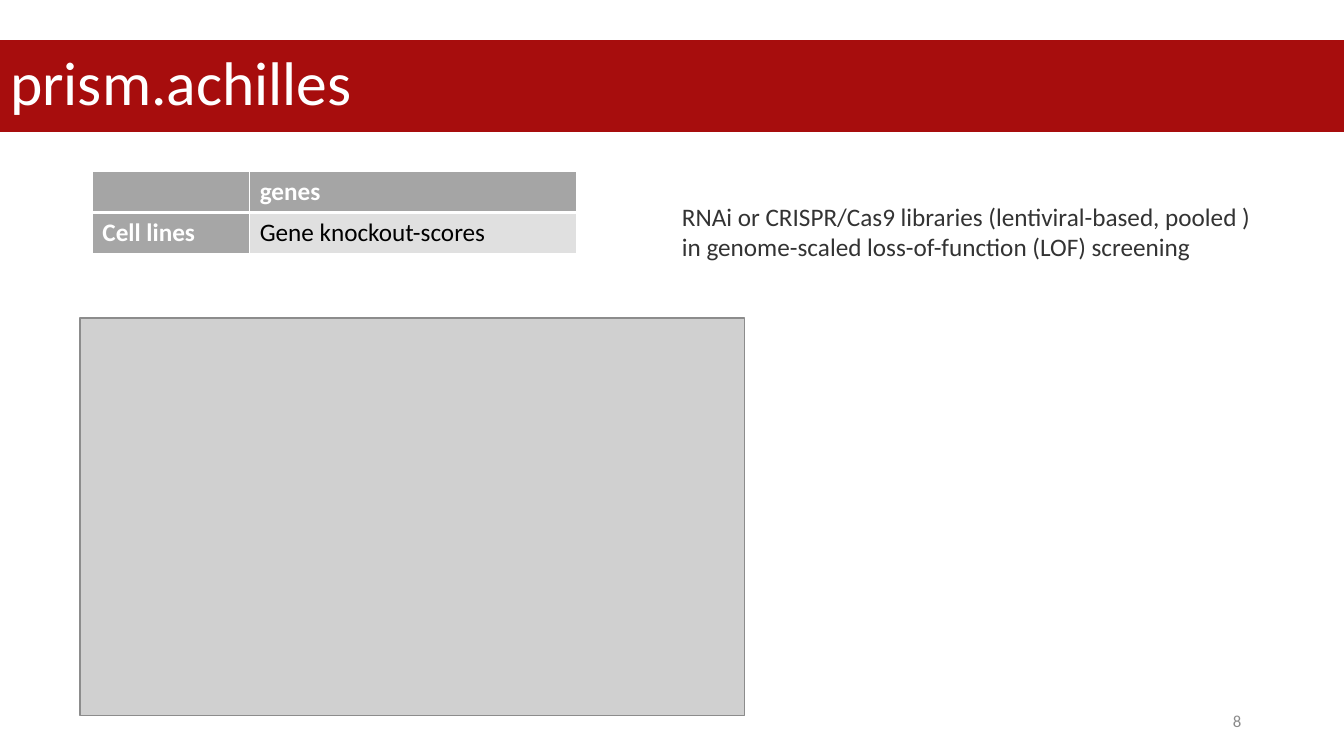
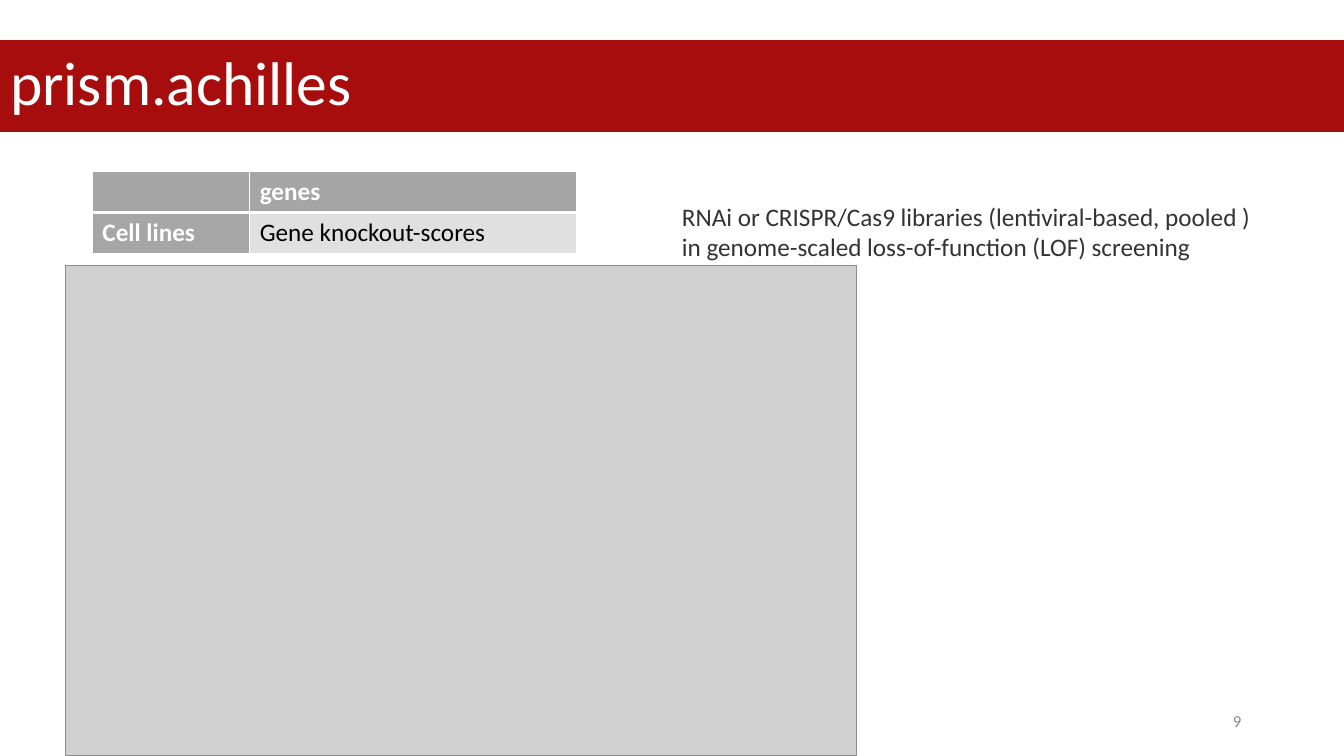
Before and after one commit to datascience-mobi-2023/topic05_team02, a slide deck: slide 9 of project proposal.pptx (slide 8 before the commit). Drawn at 1344x756 pixels with LibreOffice and Linux fonts; fonts in the diff are those of the drawing; grey boxes stand for pictures. Boxes give left, top, right and bottom in pixels: in the first picture for what was removed or moved away, otherwise in the second. Text is boxed around its words. In the diff, an @@ line names an element or a change of style, - is before the commit and + after.

```diff
--- a/project proposal.pptx
+++ b/project proposal.pptx
@@ picture: place and size @@
-picture at <box>80,318,744,716</box>
+picture at <box>66,265,857,756</box>
@@ page number at <box>1233,716,1241,727</box>: text changed @@
-8
+9
```
Also in this commit, not shown: 4 other slides changed, 1 slide added.
